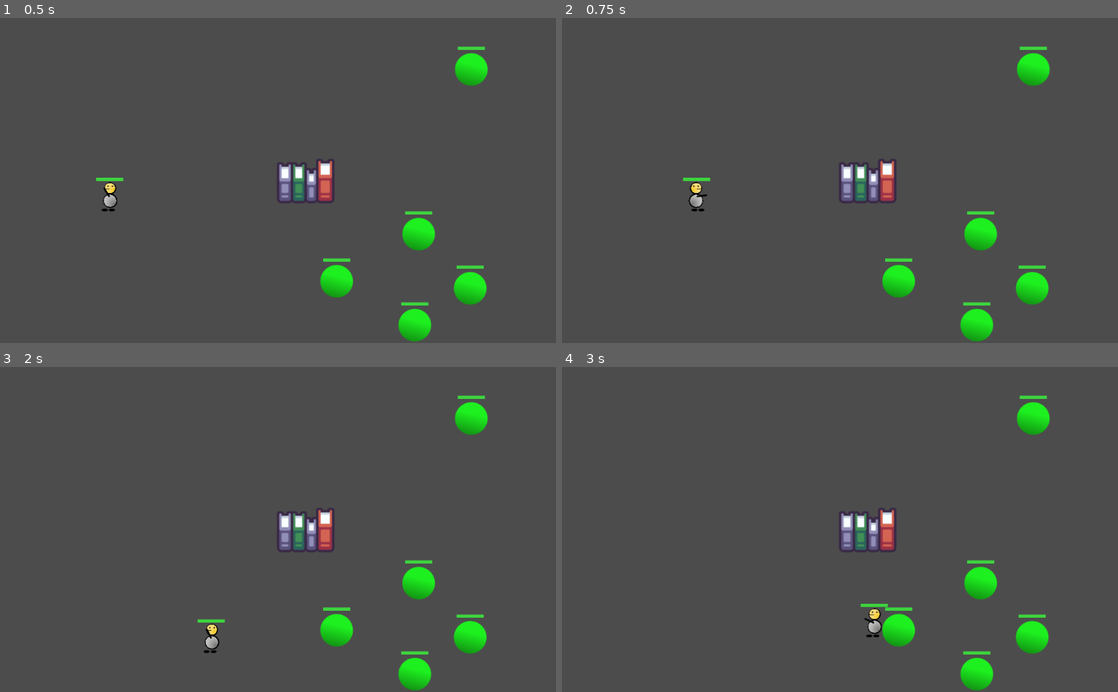
Above: before the commit, frames 1-4 (two rows, left to right).
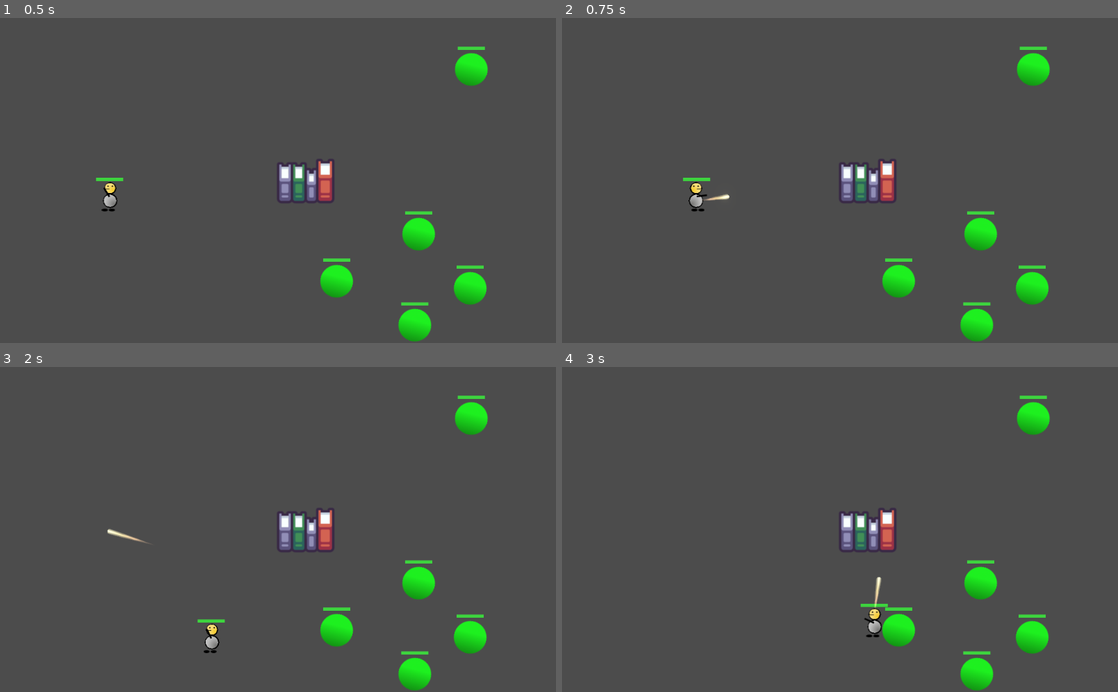
Above: after the commit, the same moments.

Repository: NPGodotEngine/Hack_And_Slash
Game: Godot game, scene res://Levels/TestLevel.tscn
The game is run twice, just before and just after one commit, with the same random seed, the same clock (stepped at 60 frames per second) and the same inputs. The project has no main scene, so this scene is started directly.
Inputs (mouse positions are in pixels of both pictures, inside the frame that each line leads up to):
- Up to frame 1 (0.5 s): no input
- Up to frame 2 (0.75 s): tap Enter at 0.5 s; move the mouse to (962, 164) at 0.52 s; press the mouse at (962, 164) at 0.53 s; hold D (move_right) from 0.53 s (still down)
- Up to frame 3 (2 s): move the mouse to (166, 545) at 1.27 s; release D (move_right) at 1.28 s; release the mouse at (166, 545) at 1.28 s; hold S (move_down) from 1.28 s (still down); right-click (166, 545) at 1.35 s
- Up to frame 4 (3 s): move the mouse to (895, 458) at 2.02 s; release S (move_down) at 2.03 s; press the mouse at (895, 458) at 2.03 s; hold D (move_right) 2.03-2.78 s; move the mouse to (812, 594) at 2.77 s; release the mouse at (812, 594) at 2.78 s; hold W (move_up) from 2.78 s (still down); right-click (812, 594) at 2.85 s

Frame 1 is identical in both runs. In frame 2, less than 0.1% of the frame differs, in the area x 25-31%, y 54-57%; in frame 3, less than 0.1%, in the area x 19-27%, y 49-55%; in frame 4, less than 0.1%.

Commit message:
Feature: FireTrail

Diff:
--- a/Shared/Trail/FireTrail.tscn
+++ b/Shared/Trail/FireTrail.tscn
@@ -1,25 +1,36 @@
-[gd_scene load_steps=5 format=2]
+[gd_scene load_steps=7 format=2]
 
-[ext_resource path="res://Assets/Trail.png" type="Texture" id=1]
 [ext_resource path="res://Shared/Trail/Trail.gd" type="Script" id=2]
+[ext_resource path="res://Assets/Trail.png" type="Texture" id=3]
+
+[sub_resource type="CanvasItemMaterial" id=3]
+blend_mode = 1
 
 [sub_resource type="Curve" id=1]
-_data = [ Vector2( 0, 0.127273 ), 0.0, 0.0, 0, 0, Vector2( 1, 1 ), 0.0, 0.0, 0, 0 ]
+_data = [ Vector2( 0, 0.118182 ), 0.0, 0.0, 0, 0, Vector2( 1, 1 ), 0.0, 0.0, 0, 0 ]
 
 [sub_resource type="Gradient" id=2]
-offsets = PoolRealArray( 0, 0.232558, 0.426357, 0.709302, 0.821705, 1 )
-colors = PoolColorArray( 0, 0, 0, 0, 0.906738, 0.364181, 0.102716, 0.352941, 0.521484, 0.238335, 0, 1, 0.870588, 0.545098, 0.0901961, 1, 0.941176, 0.890196, 0.498039, 1, 1, 1, 1, 1 )
+offsets = PoolRealArray( 0, 0.228682, 0.46124, 0.658915, 0.841085, 1 )
+colors = PoolColorArray( 0, 0, 0, 0.682353, 0, 0, 0, 0.754993, 0.776471, 0.568627, 0.403922, 1, 0.737255, 0.611765, 0.32549, 1, 0.803922, 0.807843, 0.611765, 1, 0.915039, 0.892727, 0.671982, 1 )
+
+[sub_resource type="Environment" id=4]
+background_mode = 4
+glow_enabled = true
+glow_levels/1 = true
+glow_levels/2 = true
+glow_levels/4 = true
+glow_blend_mode = 0
 
 [node name="FireTrail" type="Line2D"]
-position = Vector2( 35, 167 )
-points = PoolVector2Array( 3, -4 )
-width = 15.0
+material = SubResource( 3 )
 width_curve = SubResource( 1 )
-default_color = Color( 0.4, 0.501961, 1, 1 )
 gradient = SubResource( 2 )
-texture = ExtResource( 1 )
+texture = ExtResource( 3 )
 texture_mode = 2
 joint_mode = 2
+begin_cap_mode = 2
 end_cap_mode = 2
 script = ExtResource( 2 )
-wild_range = 1.0
+
+[node name="WorldEnvironment" type="WorldEnvironment" parent="."]
+environment = SubResource( 4 )
--- a/Shared/Trail/SmokeTrail.tscn
+++ b/Shared/Trail/SmokeTrail.tscn
@@ -4,16 +4,15 @@
 [ext_resource path="res://Assets/Trail.png" type="Texture" id=3]
 
 [sub_resource type="Curve" id=1]
-_data = [ Vector2( 0, 0.690909 ), 0.0, 0.0, 0, 0, Vector2( 0.99654, 0.506818 ), 0.0, 0.0, 0, 0 ]
+_data = [ Vector2( 0, 0.218182 ), 0.0, 0.0, 0, 0, Vector2( 1, 1 ), 0.0, 0.0, 0, 0 ]
 
 [sub_resource type="Gradient" id=2]
-offsets = PoolRealArray( 0, 0.44186, 0.577519, 0.74031, 0.879845, 1 )
-colors = PoolColorArray( 0, 0, 0, 0, 0, 0, 0, 0.352941, 0, 0, 0, 0.721569, 0, 0, 0, 0.831373, 0.685714, 0.685714, 0.685714, 0.872093, 1, 1, 1, 1 )
+offsets = PoolRealArray( 0, 0.275194, 0.806202, 1 )
+colors = PoolColorArray( 0, 0, 0, 0, 0, 0, 0, 0.278431, 0, 0, 0, 1, 1, 1, 1, 1 )
 
 [node name="SomkeTrail" type="Line2D"]
-position = Vector2( 35, 167 )
 points = PoolVector2Array( 3, -4 )
-width = 30.0
+width = 15.0
 width_curve = SubResource( 1 )
 default_color = Color( 0.4, 0.501961, 1, 1 )
 gradient = SubResource( 2 )
--- a/Shared/Trail/Trail.gd
+++ b/Shared/Trail/Trail.gd
@@ -11,13 +11,11 @@
 
 func _ready():
 	clear_points()
-
+	set_as_toplevel(true)
 
 func _process(delta):
-	global_position += Vector2.RIGHT * 50.0 * delta
-
 	if _ticks >=  1 / frame_per_seconds:
-		add_point(position)
+		add_point(global_position if not get_parent() else get_parent().global_position)
 		if points.size() > max_points:
 			remove_point(0)
 			_ticks = 0.0
--- a/Skills/Projectile/FireBulletSkill/FireBullet/FireBullet.tscn
+++ b/Skills/Projectile/FireBulletSkill/FireBullet/FireBullet.tscn
@@ -1,7 +1,8 @@
-[gd_scene load_steps=4 format=2]
+[gd_scene load_steps=5 format=2]
 
 [ext_resource path="res://Skills/Projectile/FireBulletSkill/FireBullet/FireBullet.gd" type="Script" id=1]
 [ext_resource path="res://Assets/Fire_ball.png" type="Texture" id=2]
+[ext_resource path="res://Shared/Trail/FireTrail.tscn" type="PackedScene" id=3]
 
 [sub_resource type="CircleShape2D" id=1]
 radius = 8.0
@@ -16,5 +17,7 @@
 texture = ExtResource( 2 )
 
 [node name="CollisionShape2D" type="CollisionShape2D" parent="."]
-visible = false
 shape = SubResource( 1 )
+
+[node name="FireTrail" parent="." instance=ExtResource( 3 )]
+max_points = 6
